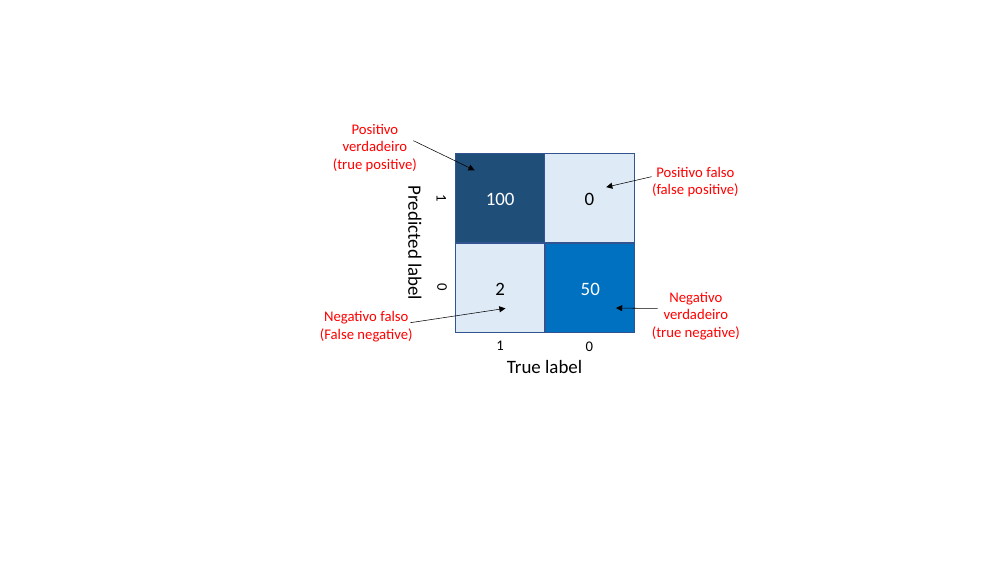
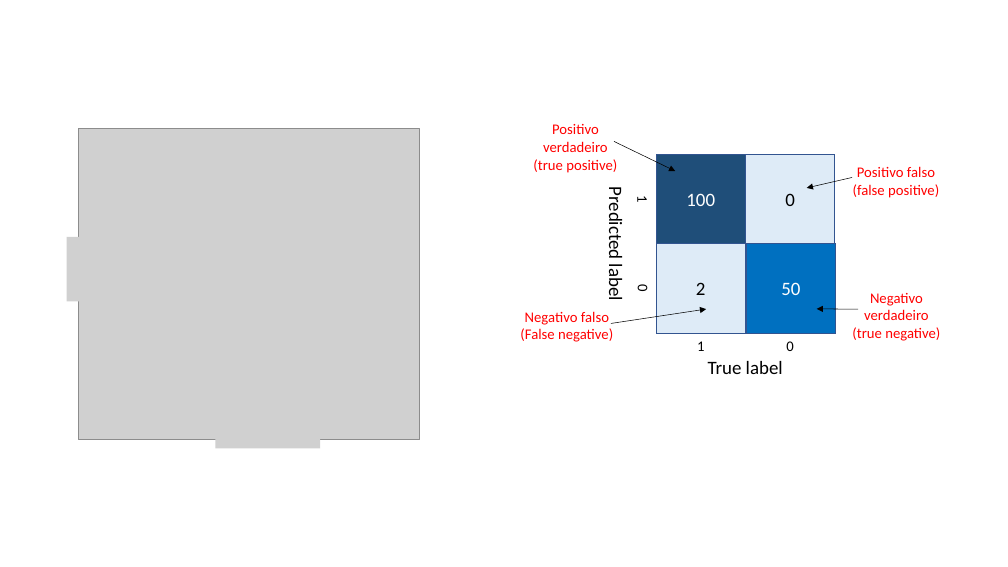
Before and after one commit to zz4fap/t320_aprendizado_de_maquina, a slide deck: slide 33 of slides/T320_Classificação (Parte III).pptx (slide 30 before the commit). Drawn at 1008x567 pixels with LibreOffice and Linux fonts; fonts in the diff are those of the drawing; grey boxes stand for pictures. Boxes give left, top, right and bottom in pixels: in the first picture for what was removed or moved away, otherwise in the second. Text is boxed around its words. In the diff, an @@ line names an element or a change of style, - is before the commit and + after.

```diff
--- a/slides/T320_Classificação (Parte III).pptx
+++ b/slides/T320_Classificação (Parte III).pptx
@@ picture added at (79, 129, 420, 440) @@
@@ picture added at (67, 237, 95, 301) @@
@@ 10 texts, 4 rectangles, 4 arrows: place and size @@
-10 texts, 4 rectangles, 4 arrows at (320, 124, 740, 373)
+10 texts, 4 rectangles, 4 arrows at (520, 124, 940, 374)
@@ picture added at (216, 420, 321, 448) @@
```
Also in this commit, not shown: 5 other slides changed, 6 slides added, 1 slide removed, 5 other files.
